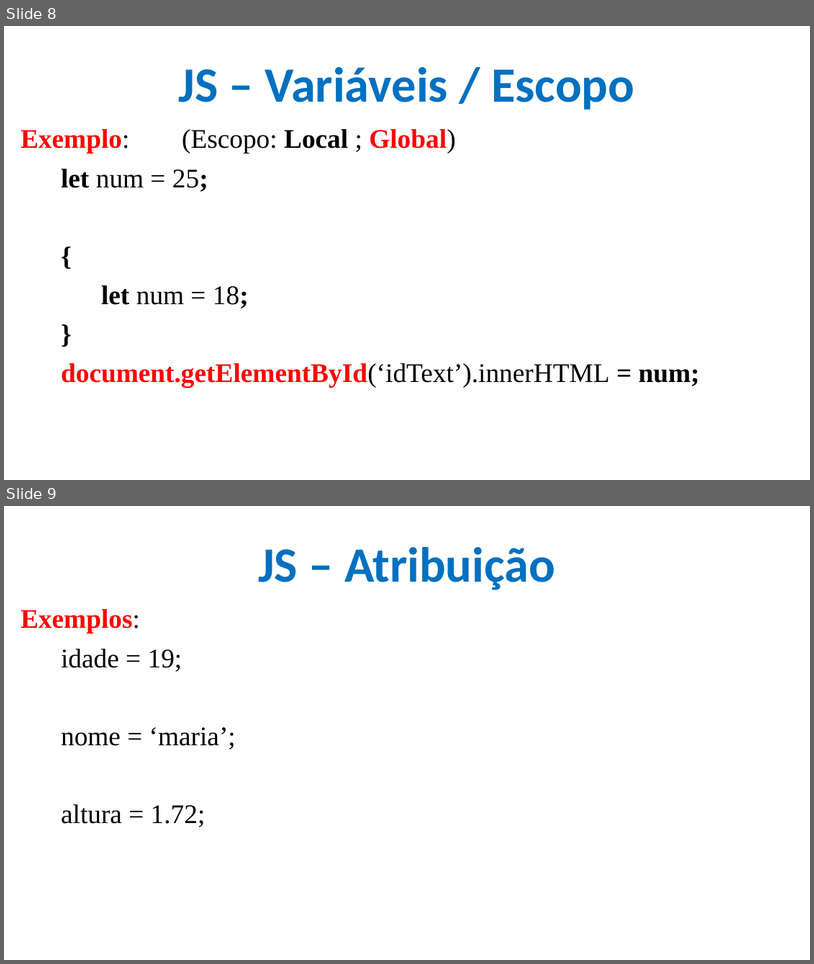
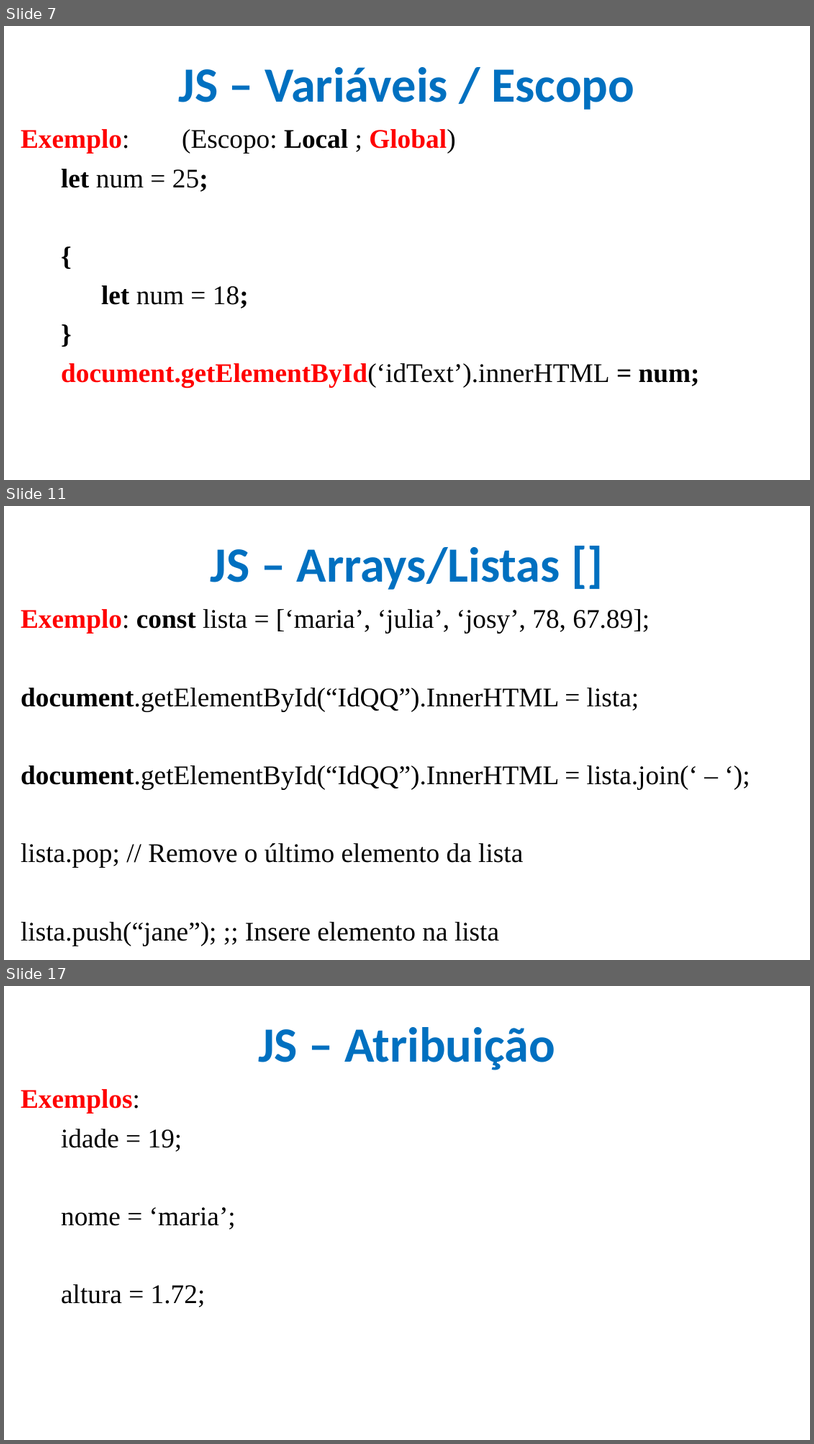
Before and after one commit to CloudEducationBrazil/WydenDesenvolvimentoWebPHP, a slide deck: 01 Classes/Aula 09 Desenvolvimento Web PHP - JS.pptx. Shown one above the other, each under a label of ours: slides 8 and 9 before the commit, slides 7, 11 and 17 after it; the slides between them are not shown. The pictures are 814x964 and 814x1444 pixels, drawn with LibreOffice and Linux fonts; fonts in the diff are those of the drawing; background and template pictures are left out. Boxes give left, top, right and bottom in pixels: in the first picture for what was removed or moved away, otherwise in the second. Text is boxed around its words. In the diff, an @@ line names an element or a change of style, - is before the commit and + after.

```diff
--- a/01 Classes/Aula 09 Desenvolvimento Web PHP - JS.pptx
+++ b/01 Classes/Aula 09 Desenvolvimento Web PHP - JS.pptx
@@ slide 11 added at <box>4,506,810,960</box>, background picture (left out) @@
@@ title added at <box>211,547,561,590</box>, 44 pt, text #0070C0, bold @@
+JS – Arrays/Listas []
@@ text added at <box>21,609,698,945</box>, 24 pt, text #000000 @@
+Exemplo: const lista = [‘maria’, ‘julia’, ‘josy’, 78, 67.89];
+document.getElementById(“IdQQ”).InnerHTML = lista;
+document.getElementById(“IdQQ”).InnerHTML = lista.join(‘ – ‘);
+lista.pop; // Remove o último elemento da lista
+lista.push(“jane”); ;; Insere elemento na lista
@@ what was slide 8 is now slide 7 @@
@@ what was slide 9 is now slide 17 @@
```
Also in this commit, not shown: 3 slides changed, 7 other slides added.
